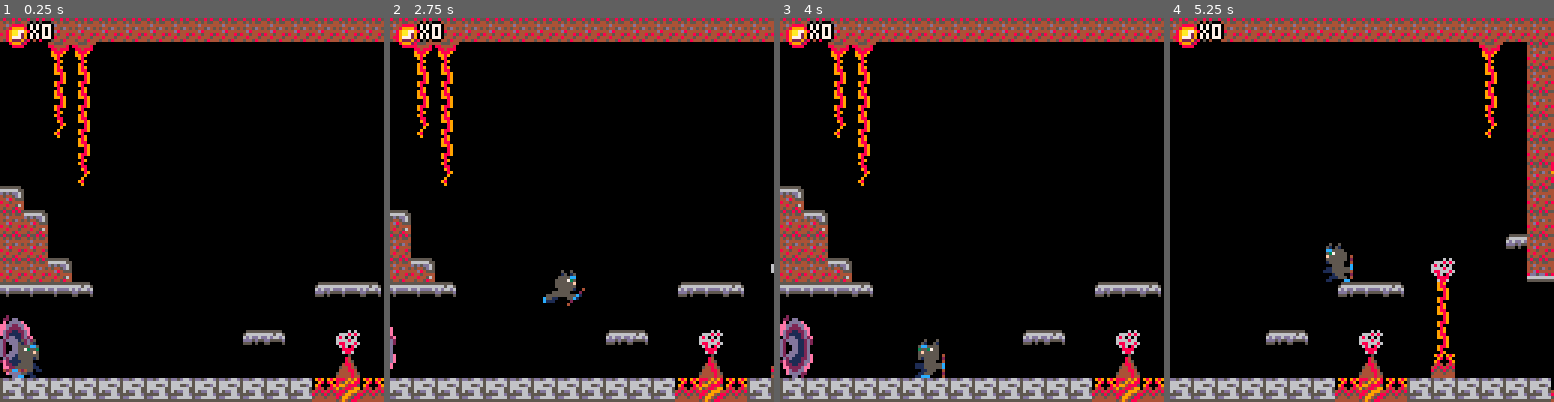
Above: before the commit, frames 1-4 (left to right).
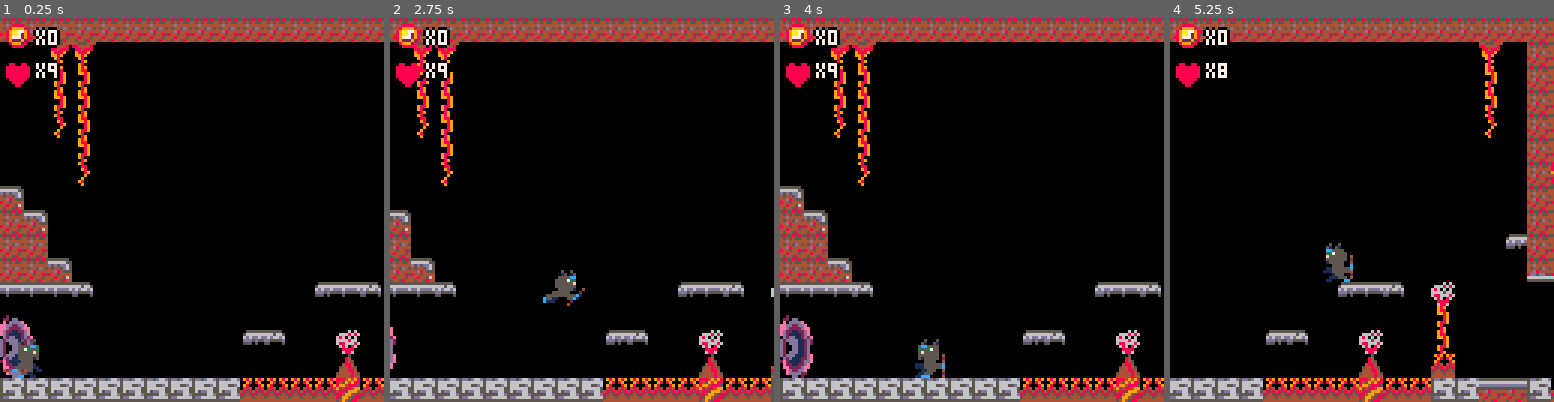
Above: after the commit, the same moments.

Repository: adatechschool/projet-collectif-pico-8-team-chaang
Game: PICO-8 cartridge chavatar.p8
Two runs of this game, one before a commit and one after it. Both use one fixed random seed, a clock stepped at 60 frames per second and the inputs below.
Inputs:
- Up to frame 1 (0.25 s): no input
- Up to frame 2 (2.75 s): tap X (X key) at 0.33, 1.07, 1.85 s; tap O (Z key) at 0.7, 1.7, 2.1, 2.5 s; hold Right 1.6-2.1 s; hold Up 2.15-2.42 s; hold Right from 2.47 s (still down)
- Up to frame 3 (4 s): tap O (Z key) at 2.9, 3.3, 3.7 s; tap X (X key) at 2.97 s; release Right at 3.03 s; hold Left 3.08-3.58 s
- Up to frame 4 (5.25 s): hold Right 4.02-4.68 s; tap X (X key) at 4.08, 5.2 s; tap O (Z key) at 4.1, 4.5, 4.9 s; hold Up 4.73-5.03 s; hold Left from 5.08 s (still down)

The runs differ from the first frame. In frame 1, 1.9% of the frame differs, in the area x 1-82%, y 0-100%; in frame 2, 2.4%; in frame 3, 1.9%; in frame 4, 3.4%, in the area x 1-93%, y 0-100%.

Commit message:
Jeu fini

Diff:
--- a/chavatar.p8
+++ b/chavatar.p8
@@ -1,7 +1,8 @@
 pico-8 cartridge // http://www.pico-8.com
 version 38
 __lua__
---variable
+--chavatar
+--nadege,marie,aroun,julien
 
 function _init()
 	player={
@@ -24,6 +25,8 @@
 									sliding=false,
 									landed=false,
 									fight=false,
+									life=9,
+									invul=0,
 									gemme_feu=0
 						}
 
@@ -36,6 +39,8 @@
 						--map limits
 						map_start=0
 						map_end=1024
+
+						state=0
 end
 
 function _update()
@@ -44,6 +49,7 @@
   player_animate()
   update_camera()
   interact(newx,newy)
+  if (state==1) update_gameover()
 end
 
 function _draw()
@@ -51,6 +57,8 @@
 		map(0,0)
 		spr(player.sp,player.x,player.y,2,2,player.flp)
 		draw_ui()
+		draw_life()
+		if (state==1) draw_gameover()
 end
 
 
@@ -191,13 +199,13 @@
 
 		interact(newx,newy)
 
-		--check collision up and down
+--check collision up and down
 		if player.dy>0 then
 				player.falling=true
 				player.landed=false
 				player.jumping=false
 
-				if collide_map(player,"down",0) then
+			if collide_map(player,"down",0) then
 				  player.landed=true
 				  player.falling=false
 				  player.dy=0
@@ -222,7 +229,46 @@
     end
   end
 
-  --stop sliding
+--check collisions degats
+  if player.invul<=0 then
+	 	if collide_map(player,"down",3) then
+					  player.life-=1
+					  player.dy=0
+					  player.invul=30
+					  sfx(1)
+					  player.y-=(player.y+player.h)%8
+					end
+
+		 if collide_map(player,"up",3) then
+			   player.dy=0
+			   player.life-=1
+			   player.invul=30
+			   sfx(1)
+			end
+
+	--check player collision left and right
+	  if player.dx<0 then
+	    if collide_map(player,"left",3) then
+	      player.dx=0
+	      player.life-=1
+	      player.invul=30
+	      sfx(1)
+	    end
+	  elseif player.dx>0 then
+	    if collide_map(player,"right",3) then
+	      player.dx=0
+	      player.life-=1
+	      player.invul=30
+	      sfx(1)
+	    end
+	  end
+  else player.invul-=1
+  end
+  if player.life==0 then
+  state=1
+  return
+  end
+--stop sliding
   if player.sliding then
   		if abs(player.dx)<.2
   		or player.running then
@@ -248,8 +294,8 @@
  x/=8
  y/=8
 	if check_flag(2,x,y) then
-	 printh("ok")
 		pick_up(x,y)
+		sfx(0)
 	end
 end
 
@@ -296,7 +342,7 @@
 function draw_ui()
 	camera(0,0)
 	spr(128,2,2)
-	print_outline("x"..player.gemme_feu,10,2)
+	print_outline("x"..player.gemme_feu,12,4)
 end
 
 function print_outline(text,x,y)
@@ -307,6 +353,166 @@
  print(text,x,y,7)
 end
 
+--ui life
+
+function draw_life()
+	camera(0,0)
+	spr(44,2,15)
+	print_outline("x"..player.life,12,15)
+end
+
+function print_outline(text,x,y)
+ print(text,x-1,y,0)
+ print(text,x+1,y,0)
+ print(text,x,y-1,0)
+ print(text,x,y+1,0)
+ print(text,x,y,7)
+end
+-->8
+--gameover
+
+function update_gameover()
+  if (btn(🅾️)) _init()
+end
+
+function draw_gameover()
+ cls(2)
+--rectfill(x,y,x2,y2,couleur)
+ rectfill(15,40,105,90,14)
+ print("game over !",45,45,7)
+ print("🅾️/c to continue",30,70,7)
+end
+…(131 lines of a section not shown)…
 
 
 
@@ -436,26 +642,26 @@
 
 
 __gff__
-0003030000030300000000000101000100030301020303000000000100000001000000000000000000000000000000010300030100000303030303030301010100000000000000000000000000000000000000000000000000000000000000000000000000000000000000000000000000000000000000000000000000000000
+0003030000030300000000000101000100030301020303000000000100000001000000000000000000000000000000010b0803010b0b0b030b0b03030301010100000000000000000000000000000000000000000000000000000000000000000000000000000000000000000000000000000000000000000000000000000000
 0400000000000000000000000000000000000000000000000000000000000000000000000000000000000000000000000000000000000000000000000000000000000000000000000000000000000000000000000000000000000000000000000000000000000000000000000000000000000000000000000000000000000000
 __map__
 3737373737373737373737373737373737373737373737373737373737373737373737373737373737373737373737373737373737373737373737373737373737373737373737373737373737373737373737373737373737373737373737373737373737373737373737373737373737373737373737373737373737373737
-0000363600000000000000000000000000000036003737353737003600000000000000000000000000000000360000000000000000000000000000000000000000000000000000000000000000000000000000000000000000000000000000000000000000000000000000000000000000000000000000000000000000000000
-0000383800000000000000000000000000000038003737373537003800000000000000000000000000000000380000000000000000000000000000000036000000000000000000000000000000000000000000000000000000000000000000000000000000000000000000000000000000000000000000000000000000000000
-0000383800000000000000000000000000000038003737353737003900000000000000000000000000000000380000000000000000000000000000000038000000000000000000000000000000000000000000000000000000000000000000000000000000000000000000000000000000000000000000000000000000000000
-0000393800000000000000000000000000000039003737373537000000000000000000000000000000000000380000000000000000000000000000000039000000000000000000000000000000000000000000000000000000000000000000000000000000000000000000000000000000000000000000000000000000000000
-0000003800000000000000000000000000000000003737373735000000000000000000000000000000000000390000000000000000000000000000000000000000000000000000000000000000000000000000000000000000000000000000000000000000000000000000000000000000000000000000000000000000000000
-0000003900000000000000000000000000000000003735353737000000000000000000000000000000000000000000000000000000000000000000000000000000000000000000000000000000000000000000000000000000000000000000000000000000000000000000000000000000000000000000000000000000000000
-3c00000000000000000000000000000000000000003737353737000000000000000000000000000000000000000000000000000000000000000000000000000000000000000000000000000000000000000000000000000000000000000000000000000000000000000000000000000000000000000000000000000000000000
-373c000000000000000000000000000000000000003737353737000000003a3c00000000000000000000000000000000000000000000003d3e3f00000000000000000000000000000000000000000000000000000000000000000000000000000000000000000000000000000000000000000000000000000000000000000000
-37370000000000000000000000000000000000003d37373537370000000037373b3b3c000000000000000000000000000000000000000000000000000000000000000000000000000000000000000000000000000000000000000000000000000000000000000000000000000000000000000000000000000000000000000000
-37373c00000000000000000000000000003100000032323232323e3f000037353537370000000000000000000000000000003d3f00000000000000000000000000000000000000000000000000000000000000000000000000000000000000000000000000000000000000000000000000000000000000000000000000000000
-3e3e3e3f0000000000000000003d3e3f00380000000000000000000000003737373737c0c1c2c3c0c1c2c3c0c1c2c3c0c1c2c3c0c1c2c3c0c1c2c3c0c1c2c3c0c1c2c3c0c1c2c3c0c1c2c3c0c1c2c3c0c1c2c3c0c1c2c3c0c1c2c3c0c1c2c3c0c1c2c3c0c1c2c3c0c1c2c3c0c1c2c3c0c1c2c3000000000000000000c0c1c2c3
-0e0f0000000000000000000000000000003800000000000000000000000037373537373b3cd2d300d1d2d300d1d2d300d1d2d300d1d2d300d1d2d300d1d2d3d0d1d2d3d0d1d2d3d0d1d2d3d0d1d2d3d0d1d2d3d0d1d2d3d0d1d2d3d0d1d2d3d0d1d2d3d0d1d2d3d0d1d2d3d0d1d2d3d0d1d2d3000000000000000000d0d1d2d3
-1e1f00000000000000003d3f000031000038000000000000000000003d3e37353535353737e2e3e0e1e2e3e0e13a3b3ce1e2e3e0e1e2e3e0e1e2e3e0e1e2e3e0e1e2e3e0e1e2e3e0e1e2e3e0e1e2e3e0e1e2e3e0e1e2e3e0e1e2e3e0e1e2e3e0e1e2e3e0e1e2e3e0e1e2e3e0e1e2e3e0e1e2e3000000008000000000e0e1e2e3
-2e2f0000000000000000000000003000003400000000000000000000000035353737353737f2f3f0f1f2f3f03a3737373cf2f3f0f1f2f3f0f1f2f3f0f1f2f3f0f1f2f3f0f1f2f3f0f1f2f3f0f1f2f3f0f1f2f3f0f1f2f3f0f1f2f3f0f1f2f3f0f1f2f3f0f1f2f3f0f1f2f3f0f1f2f3f0f1f2f3000000002d00000000f0f1f2f3
-3333333333333333333333333334353433333333333334343433333333333333333333333333333333333333333333333333333333333335353533333333333333333333333333333333333333333333333333333333333333333333333333333333333333333333333333333333333333333333333333333333333333333333
-3333333333333333333333333333333333333333333333333333333333333333333333333333333333333333333333333333333333333333333333333333333333333333333333333333333333333333333333333333333333333333333333333333333333333333333333333333333333333333333333333333333333333333
+0000363600000000000000000000000000000036003737353737003600000000000000000000000000000000363737353737320000000000000000003737373732000000000000000000000000000000000000000000353500000000000000000000000000000000000000000000000000000000000000000000000000373537
+0000383800000000000000000000000000000038003737373537003800000000000000000000000000000000383735373737320000000000000000003737373700000000000000000000000000000000000000000000353500000000000000000000000000000000000000000000000000000000000000000000000000353535
+0000383800000000000000000000000000000038003737353737003900000000000000000000000000000000383537373737320000000000000000003237373700000000003a3b3b3c000000000000003a3b3c0000000000000000000000000000000000000000000000000000003a3b3b3b3b3b3b3b3c000000000000373735
+000039380000000000000000000000000000003900373737353700000000000000000000000000000000000039373537373600000000000000000000003737373e3e3f0000003535353b3b3c0000000037373500000000000000000000000000000000000000000000003a3b3535373737373737373737000000000000373735
+00000038000000000000000000000000000000000037373737350000000000000000000000000000000000000037353737380000000000000000000000373737000000000000353535373737000000003737350000000000000000003a3b3b3b35343434353b3b3b3b3b37373737373700000000000000000000310000353535
+000000390000000000000000000000000000000000373535373700000000000000000000000000000000000000373735373800000000000000000000003232373b3c0000000000353537353535350000373735000000000000000000323232323232323232323237373737373700000000000000000000000000300000373737
+3c00000000000000000000000000000000000000003737353737000000000000000000000000000000000000003537370039000000000000000000000000003232323c000000003537353537323200003735373e3e3e3e3f0000000000000036003600000000003737373737350000000000003a3b3b3b3b3b3b3b3b3b373737
+373c000000000000000000000000000000000000003737353737000000003a3c000000000000000000000000003537370000000000000000000000000000000000003d3e3f0000003735353700000000373535350000000000000000000000380038000000000037373535373500000000000037353535353535353535353537
+37370000000000000000000000000000000000003d37373537370000000037373b3b3c00000000000000000000323232000000000000000000000000000000000000000000000000373735370000000037373535000000000000000000000038003900000000003737353537350000003a3b3b32323232323232323232323232
+37373c00000000000000000000000000000000000032323232323e3f000037353537370000003d3e3e3e3f00000000000000003d3e3e3f000000003d3e3e3f0000000000000000003735373700003d3e323232000000000000003d3f000000390000000000000037353537373700000032323200000000000000000000000000
+3e3e3e3f0000000000000000003d3e3f00310000000000000000000000003737373737c0c1c2c3c0c1c2c3c0c1c2c3c0c1c2c3c0c1c2c3c0c1c2c3c0c1c2c3c0c1c2c3c0c13a3b3c37353737c1c2c3c0c1c2c3c0c1c2c3c0c1c2c3c0c1c2c3c0c1c2c3c0c1c2c3373535373737c2c3c0c1c2c3000000000000000000c0c1c2c3
+0e0f0000000000000000000000000000003800000000000000000000000037373537373b3cd2d300d1d2d300d1d2d300d1d2d300d1d2d300d1d2d300d1d2d3d0d1d2d33a3b37373737353737d1d2d3d0d1d2d3d0d1d2d3d0d1d2d3d0d1d2d3d0d1d2d3d0d1d2d3373535353735d2d3d0d1d2d3000000000000000000d0d1d2d3
+1e1f00000000000000003d3f000031000038000000000000000000003d3e37353535353737e2e3e0e1e2e3e03a3b3b3b3ce2e3e0e1e2e3e0e1e2e3e0e1e2e3e0e13a3b373735353535353737e1e2e3e0e1e2e3e0e1e2e3e03a3ce3e0e1e2e3e0e1e2e3e0e1e2e3373537353735e2e3e0e1e2e3000000008000000000e0e1e2e3
+2e2f0000000000000000000000003000003400000000000000000000000035353737353737f2f3f0f1f2f33a37373537373cf3f0f1f2f3f0f1f2f3f0f1f2f33a3b3735353737353735353737f1f2f3f0f1f2f3f0f1f23a3b3737f3f0f1f2f3f0f1f2f3f0f1f2f3373535373737f2f3f0f1f2f3000000002d00000000f0f1f2f3
+333333333333333333333434343435343433333b3b3334343433333333333333333333373733353434353333373535353733333334343333353333343433333337373535353537373535373734333333343434333333373737373535353535353535353535353537373535373733333333333333333333333333333333333333
+3333333333333333333333333333333333333333333333333333333333333333333333333333333333333333333333333333333333333333333333333333333333333333333333333333333333333333333333333333333333333333333333333333333333333333373735373333333333333333333333333333333333333333
 2626262626262626262626262626262626262626262626262626262626262626262626262626262626262626262626262626262626262626262626262626262626000000000000000000000000000000000000000000000000000000000000000000000000000000000000000000000000000000000000000000000000000000
 2626262626262626262626262626262626262626262626262626262626262626262626262626262626262626262626262626262626262626262626262626262626000000000000000000000000000000000000000000000000000000000000000000000000000000000000000000000000000000000000000000000000000000
 2020202020202020202020202020202020202020202020202020202020202020202020202020202020202020202020202020202020202020202020202020202020000000000000000000000000000000000000000000000000000000000000000000000000000000000000000000000000000000000000000000000000000000
Not shown, changed: 138 lines of the sprite sheet (__gfx__) section of chavatar.p8
Not shown, changed: the thumbnail (__label__) section of chavatar.p8
Not shown, changed: the sound effects (__sfx__) section of chavatar.p8
